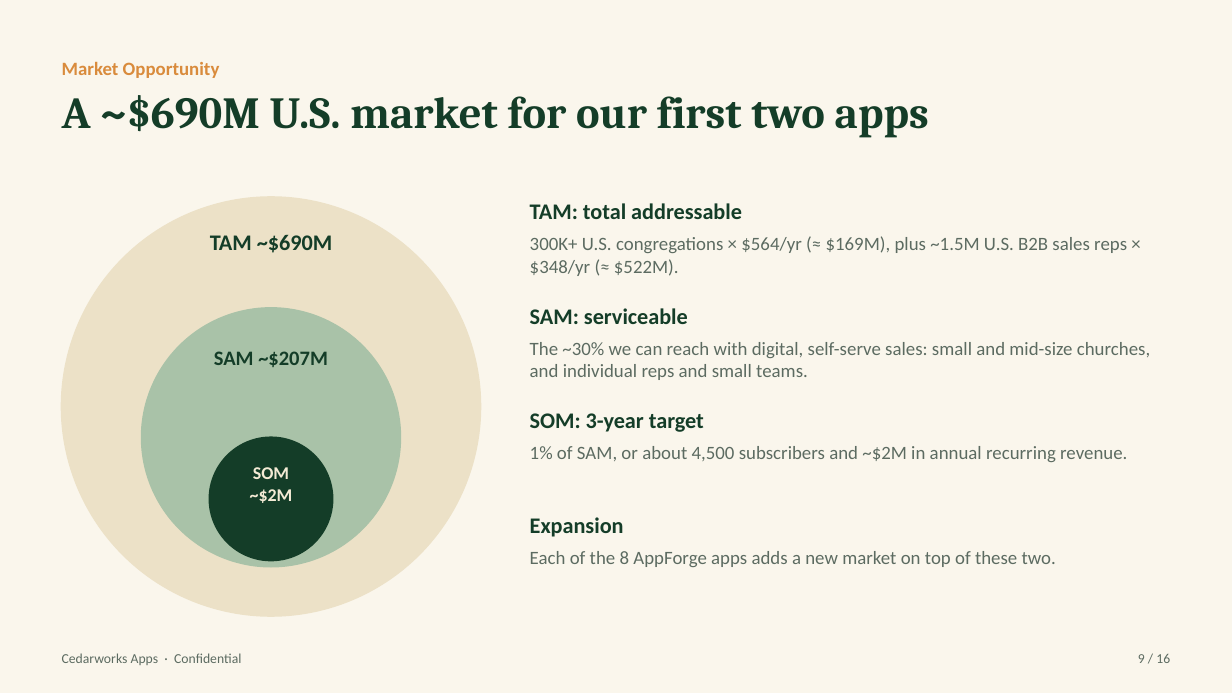
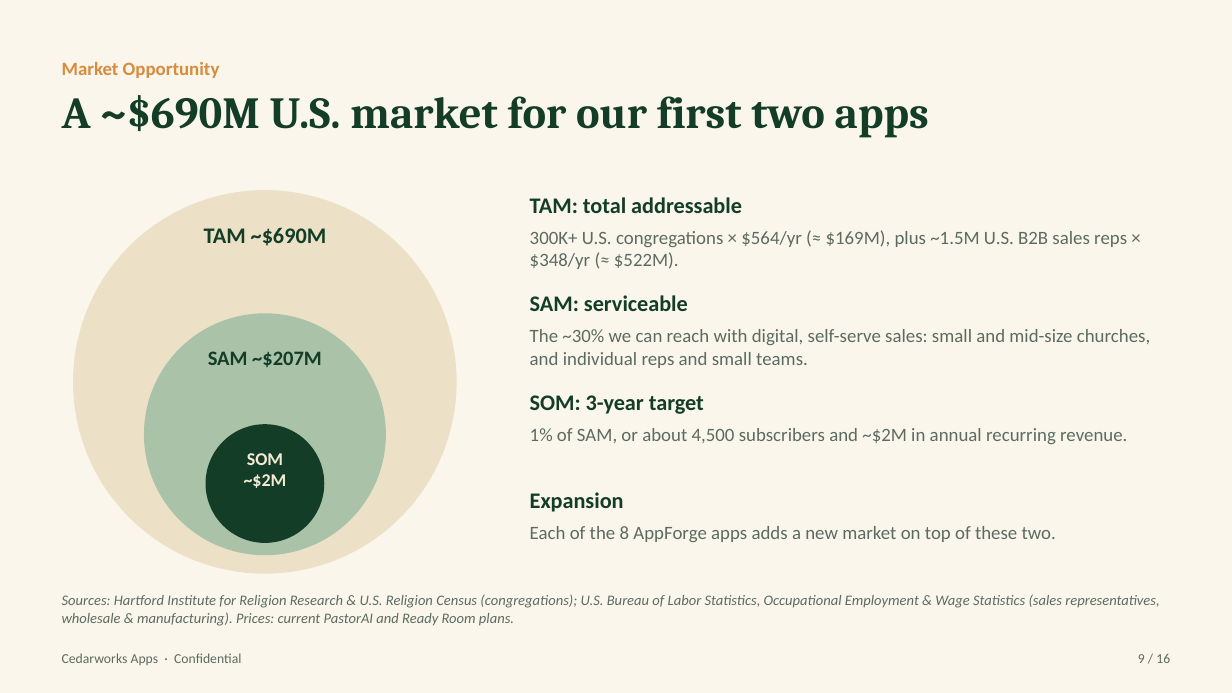
Before and after one commit to Pastorai1/Cedarworksapps, a slide deck: slide 9 of pitch-deck/Cedarworks-Apps-Pitch-Deck.pptx. Drawn at 1232x693 pixels with LibreOffice and Linux fonts; fonts in the diff are those of the drawing. Boxes give left, top, right and bottom in pixels: in the first picture for what was removed or moved away, otherwise in the second. Text is boxed around its words. In the diff, an @@ line names an element or a change of style, - is before the commit and + after.

```diff
--- a/pitch-deck/Cedarworks-Apps-Pitch-Deck.pptx
+++ b/pitch-deck/Cedarworks-Apps-Pitch-Deck.pptx
@@ ellipse: place and size @@
-ellipse at (62, 197, 480, 616)
+ellipse at (74, 191, 456, 573)
@@ text "TAM: total addressable": place and size @@
-text "TAM: total addressable" at (530, 203, 742, 219)
+text "TAM: total addressable" at (530, 197, 742, 213)
@@ text "TAM ~$690M": place and size @@
-text "TAM ~$690M" at (210, 234, 333, 253)
+text "TAM ~$690M" at (204, 227, 327, 246)
@@ text "300K+ U.S. congregations × $564/yr ...": place and size @@
-text "300K+ U.S. congregations × $564/yr ..." at (530, 236, 1127, 276)
+text "300K+ U.S. congregations × $564/yr ..." at (530, 230, 1127, 269)
@@ text "SAM: serviceable": place and size @@
-text "SAM: serviceable" at (530, 308, 688, 324)
+text "SAM: serviceable" at (530, 295, 688, 311)
@@ ellipse: place and size @@
-ellipse at (142, 308, 400, 567)
+ellipse at (145, 314, 386, 554)
@@ text "The ~30% we can reach ...": place and size @@
-text "The ~30% we can reach ..." at (530, 342, 1150, 380)
+text "The ~30% we can reach ..." at (530, 329, 1150, 368)
@@ text "SAM ~$207M": place and size @@
-text "SAM ~$207M" at (214, 351, 328, 367)
+text "SAM ~$207M" at (208, 351, 322, 367)
@@ text "SOM: 3-year target": place and size @@
-text "SOM: 3-year target" at (530, 413, 704, 432)
+text "SOM: 3-year target" at (530, 395, 704, 414)
@@ text "SOM": place and size @@
-text "SOM" at (250, 467, 293, 503)
+text "SOM" at (244, 453, 287, 488)
@@ ellipse: place and size @@
-ellipse at (209, 437, 333, 561)
+ellipse at (207, 425, 324, 542)
@@ text "1% of SAM, or about ...": place and size @@
-text "1% of SAM, or about ..." at (530, 446, 1127, 462)
+text "1% of SAM, or about ..." at (530, 428, 1127, 444)
@@ text "Expansion": place and size @@
-text "Expansion" at (530, 517, 624, 537)
+text "Expansion" at (530, 492, 624, 512)
@@ text "Each of the 8 AppForge ...": place and size @@
-text "Each of the 8 AppForge ..." at (530, 551, 1056, 567)
+text "Each of the 8 AppForge ..." at (530, 526, 1056, 542)
@@ text added at (62, 594, 1159, 626), 8.5 pt, text #5C6B61, italic @@
+Sources: Hartford Institute for Religion Research & U.S. Religion Census (congregations); U.S. Bureau of Labor Statistics, Occupational Employment & Wage Statistics (sales representatives, wholesale & manufacturing). Prices: current PastorAI and Ready Room plans.
```
Also in this commit, not shown: 3 other files.
